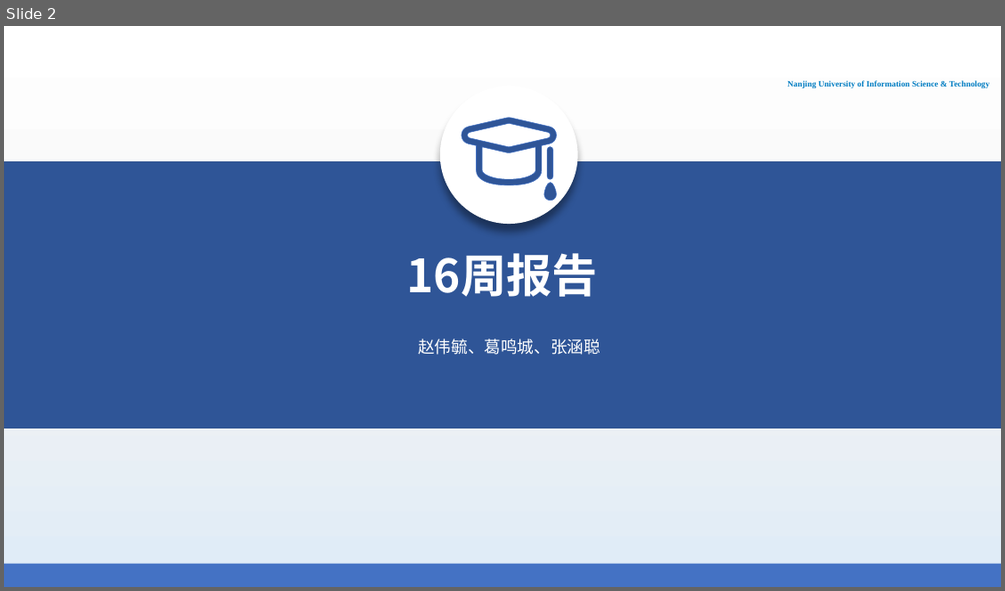
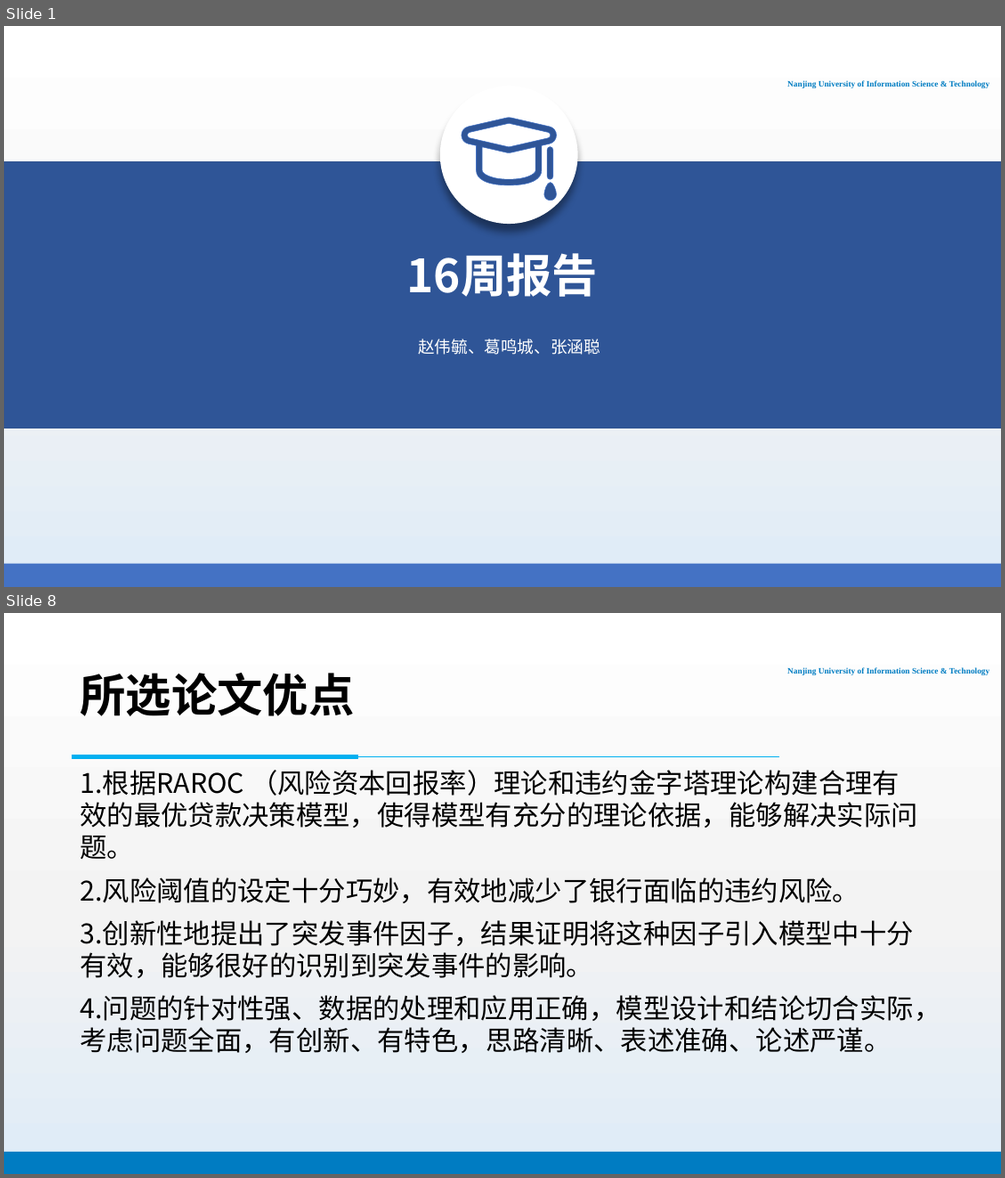
Before and after one commit to PhantomGMC/Week16-Math_model, a slide deck: 数模16周报告.pptx. Shown one above the other, each under a label of ours: slide 2 before the commit, slides 1 and 8 after it; the slides between them are not shown. The pictures are 1005x591 and 1005x1178 pixels, drawn with LibreOffice and Linux fonts; fonts in the diff are those of the drawing; background and template pictures are left out. Boxes give left, top, right and bottom in pixels: in the first picture for what was removed or moved away, otherwise in the second. Text is boxed around its words. In the diff, an @@ line names an element or a change of style, - is before the commit and + after.

```diff
--- a/数模16周报告.pptx
+++ b/数模16周报告.pptx
@@ slide 8 added at <box>4,613,1001,1174</box>, background gradient #FFFFFF to #F3F3F3 to #DEEBF7; not listed: 2 template elements that a slide beside it also shows @@
@@ title added at <box>80,673,354,716</box>, 44 pt, text #000000, bold @@
+所选论文优点
@@ line added from (779, 756) to (73, 756), #00B0F0 0.5 pt @@
@@ rectangle added at <box>73,755,357,759</box>, fill #00B0F0, outline #00B0F0 1 pt @@
@@ text added at <box>80,770,940,1053</box>, 26 pt, text #000000 @@
+1.根据RAROC （风险资本回报率）理论和违约金字塔理论构建合理有效的最优贷款决策模型，使得模型有充分的理论依据，能够解决实际问题。
+2.风险阈值的设定十分巧妙，有效地减少了银行面临的违约风险。
+3.创新性地提出了突发事件因子，结果证明将这种因子引入模型中十分有效，能够很好的识别到突发事件的影响。
+4.问题的针对性强、数据的处理和应用正确，模型设计和结论切合实际，考虑问题全面，有创新、有特色，思路清晰、表述准确、论述严谨。
@@ what was slide 2 is now slide 1 @@
```
Also in this commit, not shown: 13 slides changed, 7 other slides added, 3 slides removed.
